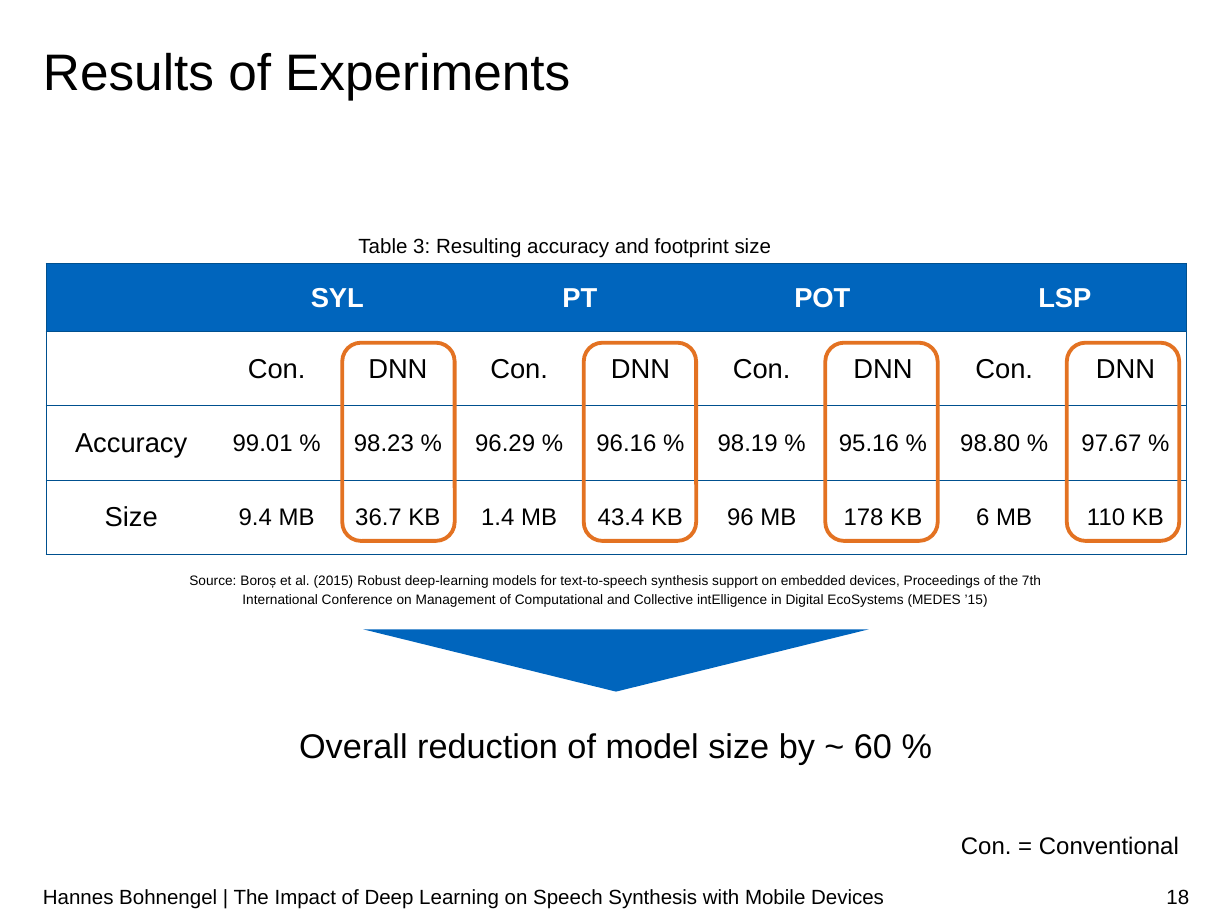
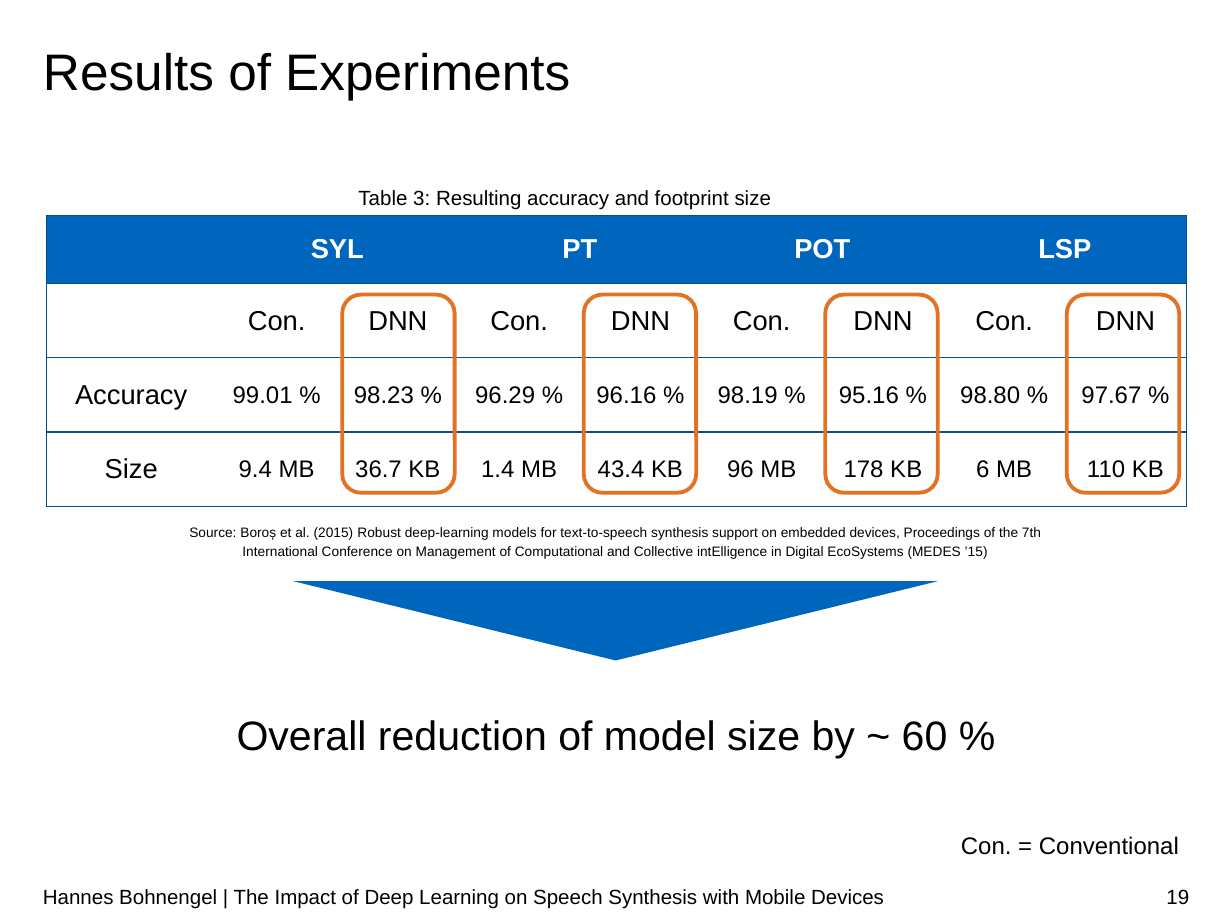
Before and after one commit to hannesb0/deeplearning, a slide deck: slide 19 of pres/Final_Presentation_V03.pptx (slide 18 before the commit). Drawn at 1232x924 pixels with LibreOffice and Linux fonts; fonts in the diff are those of the drawing; background and template pictures are left out. Boxes give left, top, right and bottom in pixels: in the first picture for what was removed or moved away, otherwise in the second. Text is boxed around its words. In the diff, an @@ line names an element or a change of style, - is before the commit and + after.

```diff
--- a/pres/Final_Presentation_V03.pptx
+++ b/pres/Final_Presentation_V03.pptx
@@ 4 rounded rectangles, 2 texts, 1 table: place and size @@
-4 rounded rectangles, 2 texts, 1 table at <box>47,238,1183,607</box>
+4 rounded rectangles, 2 texts, 1 table at <box>47,190,1183,559</box>
@@ triangle: place and size @@
-triangle at <box>363,630,870,692</box>
+triangle at <box>293,582,938,660</box>
@@ triangle at <box>293,582,938,660</box>: proportions changed @@
@@ text "Overall reduction of model size ...": place and size @@
-text "Overall reduction of model size ..." at <box>299,733,892,764</box>
+text "Overall reduction of model size ..." at <box>237,720,948,759</box>
@@ text "Overall reduction of model size ..." at <box>237,720,948,759</box>: size 20 to 24 pt @@
@@ page number at <box>1166,889,1189,904</box>: text changed @@
-18
+19
```
Also in this commit, not shown: 3 other slides changed, 1 slide added.
